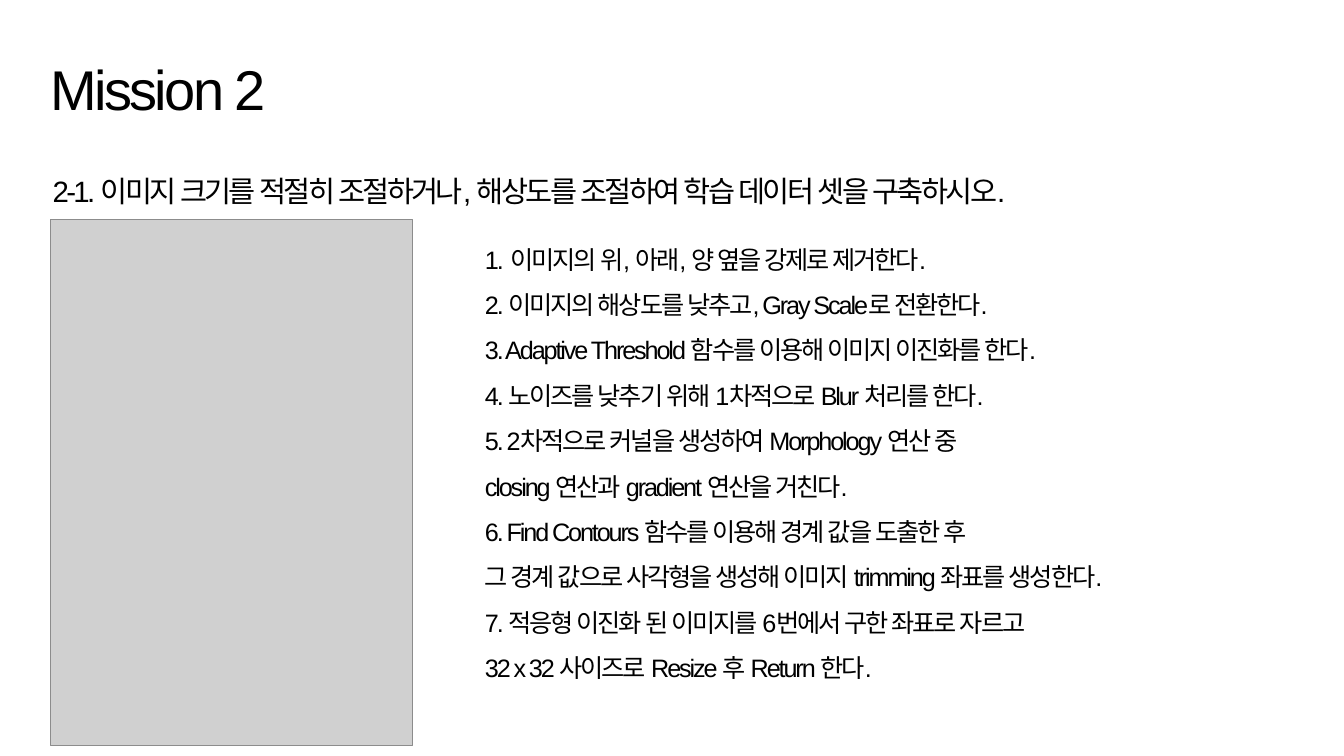
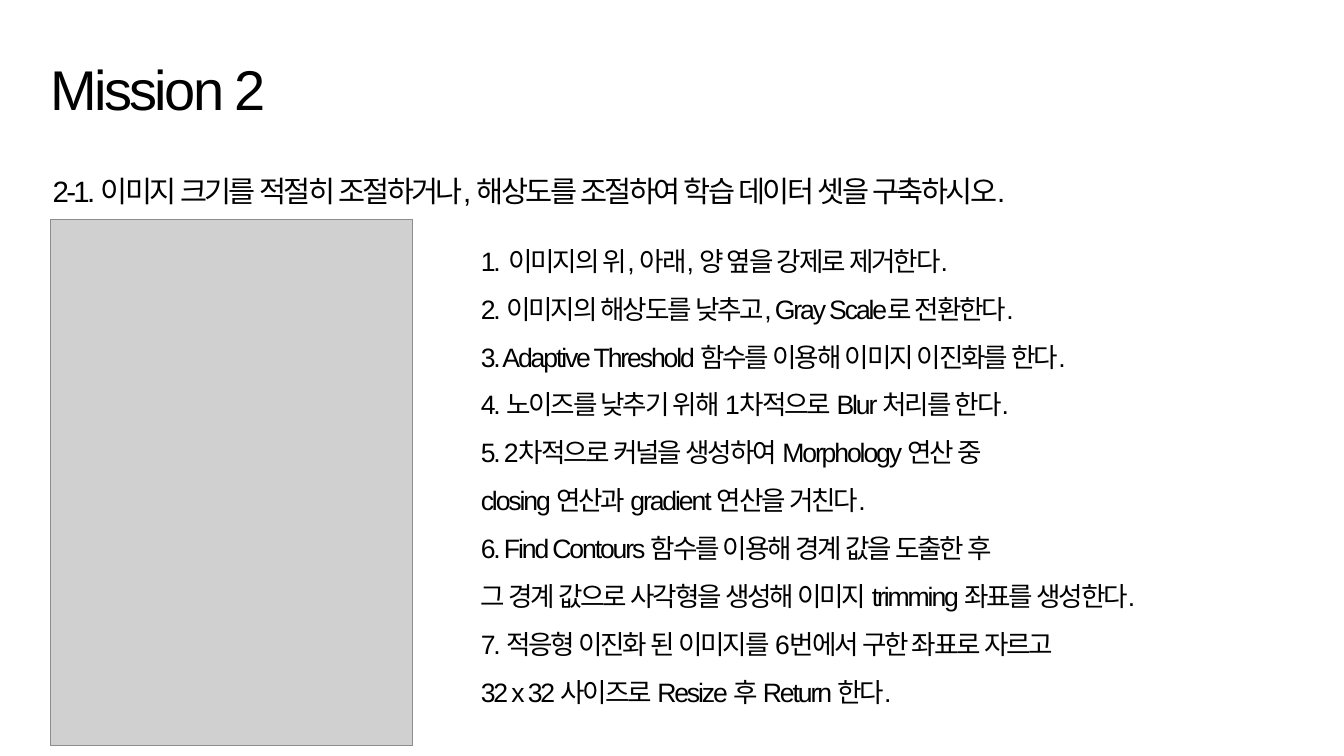
Before and after one commit to suk-6/22-dcc, a slide deck: slide 10 of 춘식이 발표자료.pptx (slide 9 before the commit). Drawn at 1344x756 pixels with LibreOffice and Linux fonts; fonts in the diff are those of the drawing; grey boxes stand for pictures; background and template pictures are left out. Boxes give left, top, right and bottom in pixels: in the first picture for what was removed or moved away, otherwise in the second. Text is boxed around its words. In the diff, an @@ line names an element or a change of style, - is before the commit and + after.

```diff
--- a/춘식이 발표자료.pptx
+++ b/춘식이 발표자료.pptx
@@ text "1. 이미지의 위, 아래, 양 ..." at (481, 249, 1135, 704): size 18 to 19 pt @@
```
Also in this commit, not shown: 2 other slides changed, 1 slide added.
